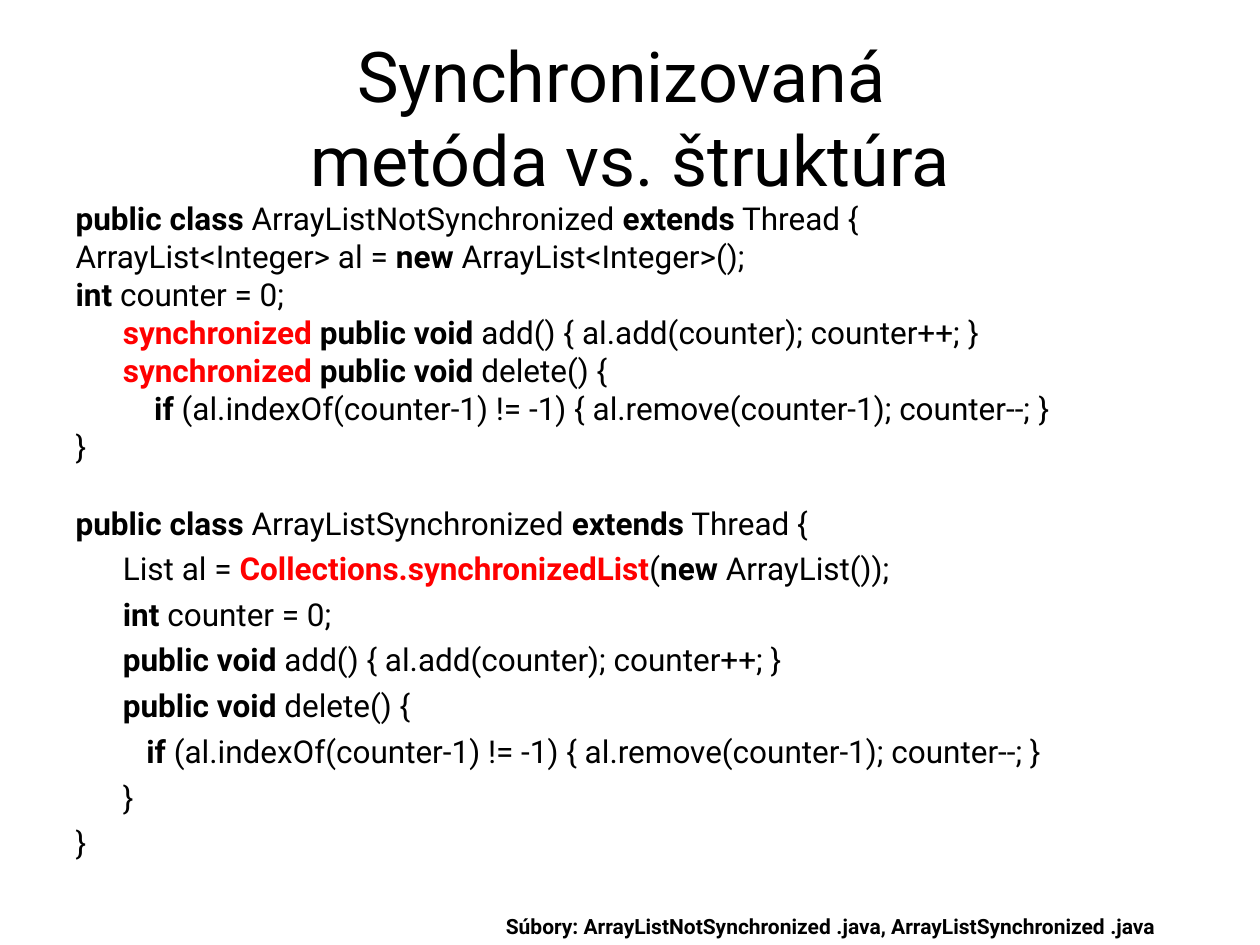
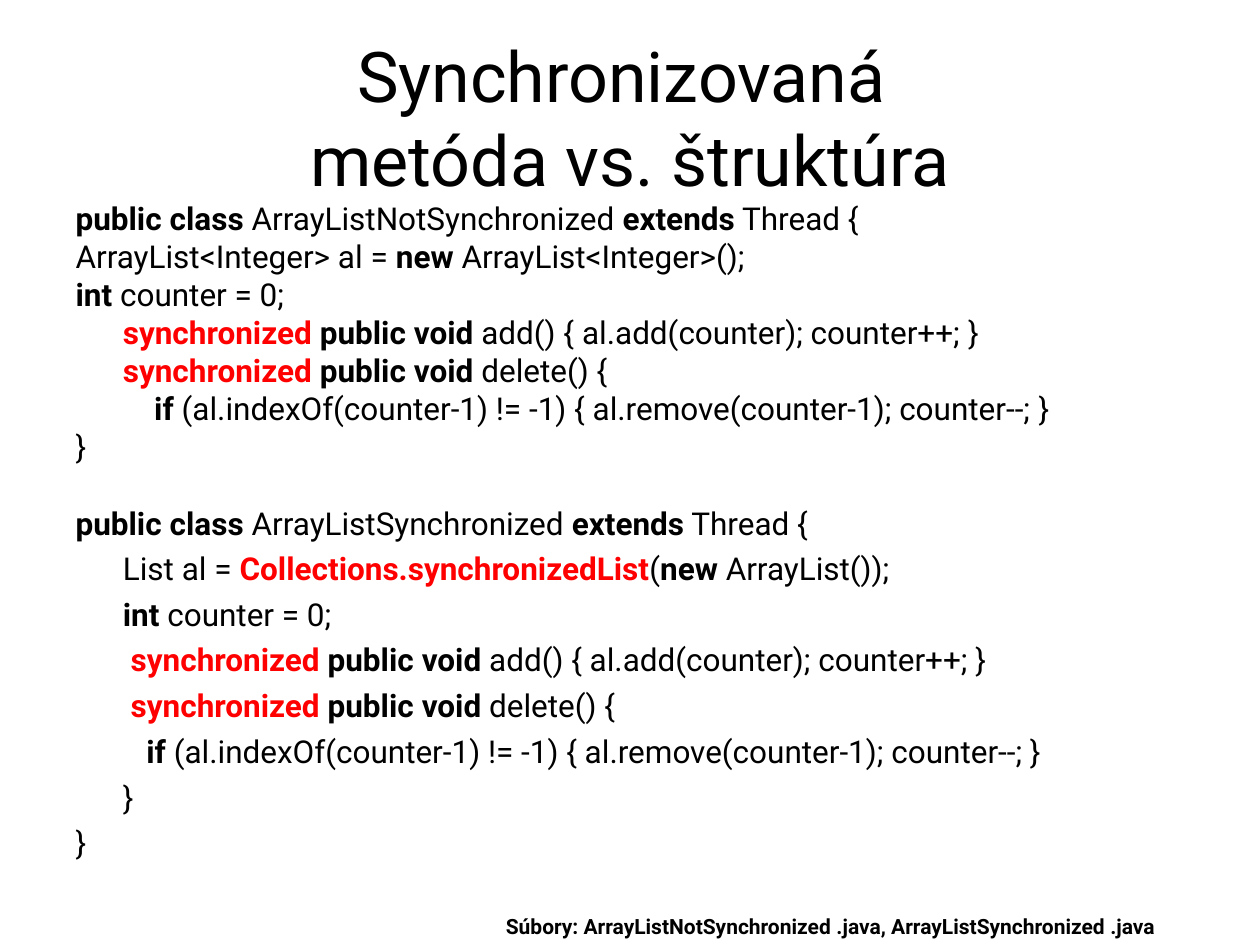
Before and after one commit to Programovanie4/Prednasky, a slide deck: slide 16 of 09/09_java.ppt. Drawn at 1260x945 pixels with LibreOffice and Linux fonts; fonts in the diff are those of the drawing. Boxes give left, top, right and bottom in pixels: in the first picture for what was removed or moved away, otherwise in the second. Text is boxed around its words. In the diff, an @@ line names an element or a change of style, - is before the commit and + after.

```diff
--- a/09/09_java.ppt
+++ b/09/09_java.ppt
@@ text at box(131, 646, 967, 724): text changed; bold on @@
-public void add() { al.add(counter); counter++; }
-public void delete() {
+synchronized public void add() { al.add(counter); counter++; }
+synchronized public void delete() {
```
Also in this commit, not shown: 5 other slides changed, 2 other files.
